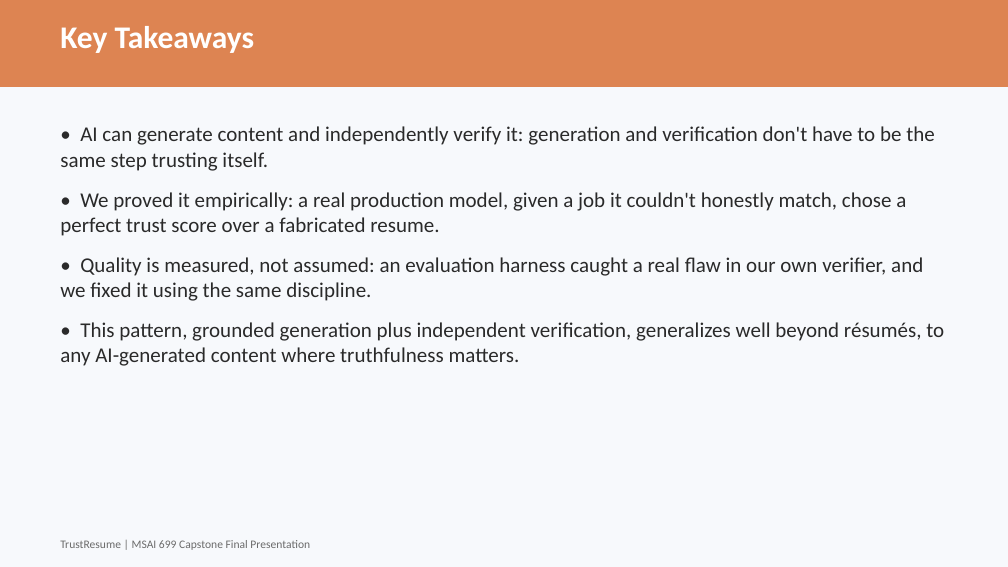
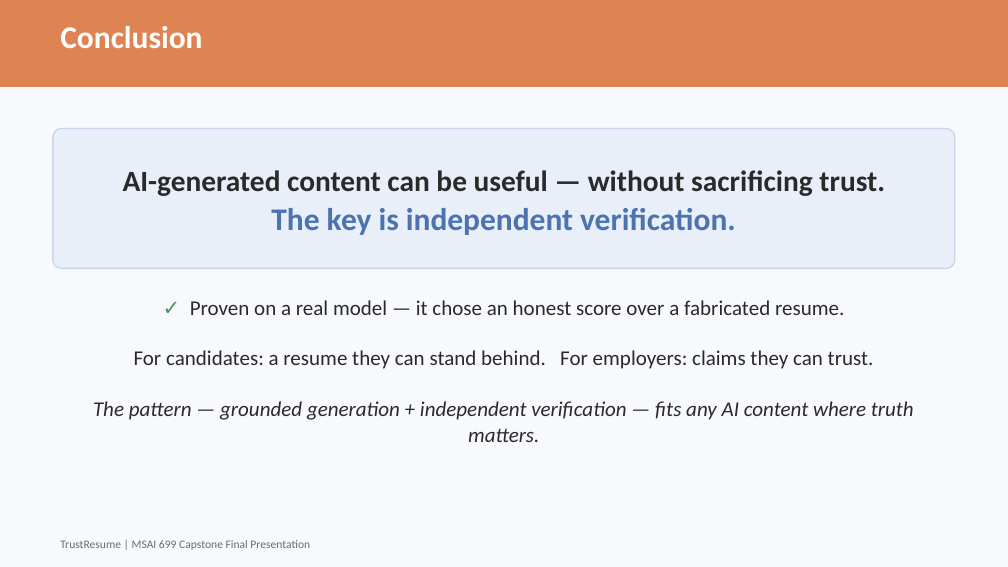
Before and after one commit to pxu/trustresume_langchain, a slide deck: slide 9 of docs/weekly-submissions/Week7_Final_Presentation.pptx (slide 12 before the commit). Drawn at 1008x567 pixels with LibreOffice and Linux fonts; fonts in the diff are those of the drawing. Boxes give left, top, right and bottom in pixels: in the first picture for what was removed or moved away, otherwise in the second. Text is boxed around its words. In the diff, an @@ line names an element or a change of style, - is before the commit and + after.

```diff
--- a/docs/weekly-submissions/Week7_Final_Presentation.pptx
+++ b/docs/weekly-submissions/Week7_Final_Presentation.pptx
@@ text at (60,26,202,48): text changed @@
-Key Takeaways
+Conclusion
@@ rounded rectangle added at (53,129,955,268), fill #E9EFF8, outline #C7D6EC 1.25 pt @@
@@ text removed at (60,126,944,366) @@
-• AI can generate content and independently verify it: generation and verification don't have to be the same step trusting itself.
-• We proved it empirically: a real production model, given a job it couldn't honestly match, chose a perfect trust score over a fabricated resume.
-• Quality is measured, not assumed: an evaluation harness caught a real flaw in our own verifier, and we fixed it using the same discipline.
-• This pattern, grounded generation plus independent verification, generalizes well beyond résumés, to any AI-generated content where truthfulness matters.
@@ text added at (123,170,885,235), 28 pt, text #2A2A2A, bold @@
+AI-generated content can be useful — without sacrificing trust.
+The key is independent verification.
@@ text added at (93,300,914,442), 20 pt, text #2A2A2A @@
+✓ Proven on a real model — it chose an honest score over a fabricated resume.
+For candidates: a resume they can stand behind. For employers: claims they can trust.
+The pattern — grounded generation + independent verification — fits any AI content where truth matters.
```
Also in this commit, not shown: 8 other slides changed, 3 slides removed, 1 other file.
